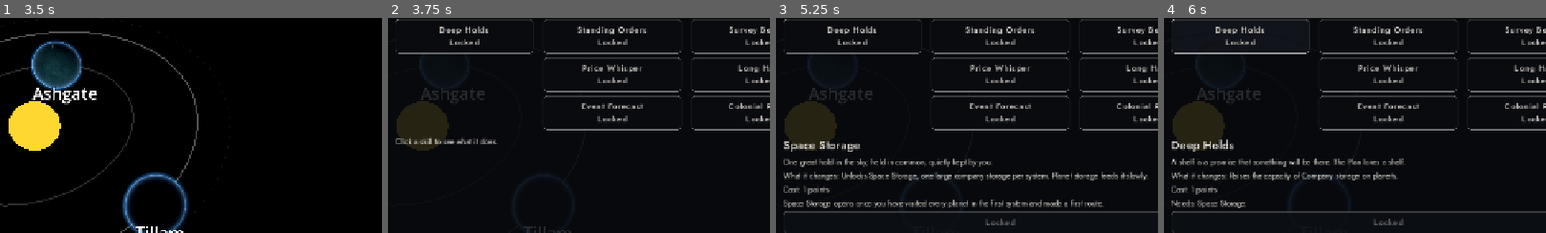
Above: before the commit, frames 1-4 (left to right).
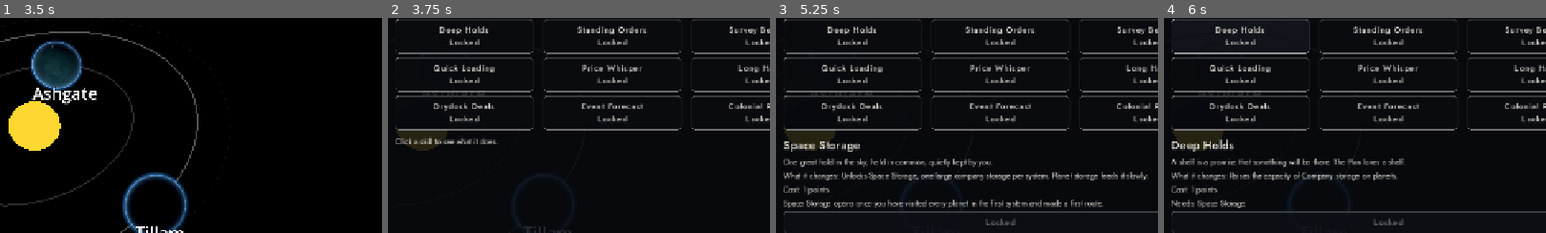
Above: after the commit, the same moments.

Repository: Veltrynox/star-bazaar
Game: Godot game, scene res://game/main_menu.tscn
Two runs of this game, one before a commit and one after it. Both use one fixed random seed, a clock stepped at 60 frames per second and the inputs below.
Inputs (mouse positions are % of the whole screen's width and height, from its top left):
- Up to frame 1 (3.5 s): click "New game" at 0.5 s; click "Begin" at 1.25 s; tap A at 2, 2.75 s; move the mouse to (72, 45) at 2.02 s; hold D 2.03-2.75 s; tap G at 2.1 s; click (72, 45) at 2.17 s; tap Space at 2.27 s; drag from (30, 55) to (45, 70) at 2.77 s
- Up to frame 2 (3.75 s): click (3, 52) at 3.5 s
- Up to frame 3 (5.25 s): click "Buy Skerrit (1000 cr, upkeep …" at 4.25 s; click "Space Storage Locked" at 5 s
- Up to frame 4 (6 s): click "Deep Holds Locked" at 5.75 s
The pictures show only the part of the screen within x 21-71%, y 25-75%; the shares and areas given below are measured in that part.

Frame 1 is identical in both runs. In frame 2, 3.5% of the frame differs, in the area x 2-38%, y 18-53%; in frame 3, 3.5%; in frame 4, 3.5%.

Commit message:
Skill tree: branches follow real skill ids (A3 cut left a gap that hid A4 and A5)

Diff:
--- a/game/ending_picker.gd
+++ b/game/ending_picker.gd
@@ -12,11 +12,18 @@
 const BRANCHES := ["A", "B", "C"]
 const SUFFIX := {"A": "L", "B": "R", "C": "E"}
 
+## Skill ids of one branch that have a story name, in numeric order. Ids can have gaps
+## (A3 was cut, so Logistics is A1, A2, A4, A5), so this counts real ids, not a running number.
+static func branch_ids(b: String) -> Array:
+	var out := []
+	for n in range(1, 10):
+		var id := "%s%d" % [b, n]
+		if StoryText.has_text("SK_%s_NAME" % id):
+			out.append(id)
+	return out
+
 static func branch_size(b: String) -> int:
-	var n := 0
-	while StoryText.has_text("SK_%s%d_NAME" % [b, n + 1]):
-		n += 1
-	return n
+	return branch_ids(b).size()
 
 static func counts(learned: Array) -> Dictionary:
 	var c := {"A": 0, "B": 0, "C": 0}
--- a/game/skill_tree.gd
+++ b/game/skill_tree.gd
@@ -8,10 +8,7 @@
 const BRANCHES := ["A", "B", "C"]
 
 static func ids_in(branch: String) -> Array:
-	var out := []
-	for i in EndingPicker.branch_size(branch):
-		out.append("%s%d" % [branch, i + 1])
-	return out
+	return EndingPicker.branch_ids(branch)
 
 static func all_ids() -> Array:
 	var out := []
@@ -19,12 +16,13 @@
 		out.append_array(ids_in(b))
 	return out
 
-## Each node needs the one above it in its branch; C3 also needs A1.
+## Each node needs the one before it in its branch's id list; C3 also needs A1.
 static func prereqs(id: String) -> Array:
 	var out := []
-	var n := int(id.substr(1))
-	if n > 1:
-		out.append("%s%d" % [id.substr(0, 1), n - 1])
+	var chain := ids_in(id.substr(0, 1))
+	var at := chain.find(id)
+	if at > 0:
+		out.append(chain[at - 1])
 	if id == "C3":
 		out.append("A1")
 	return out
